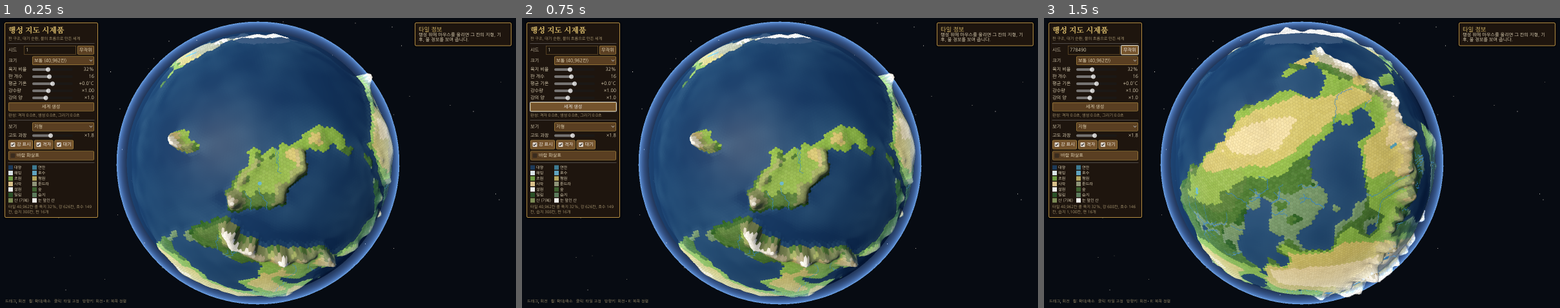
Above: before the commit, frames 1-3 (left to right).
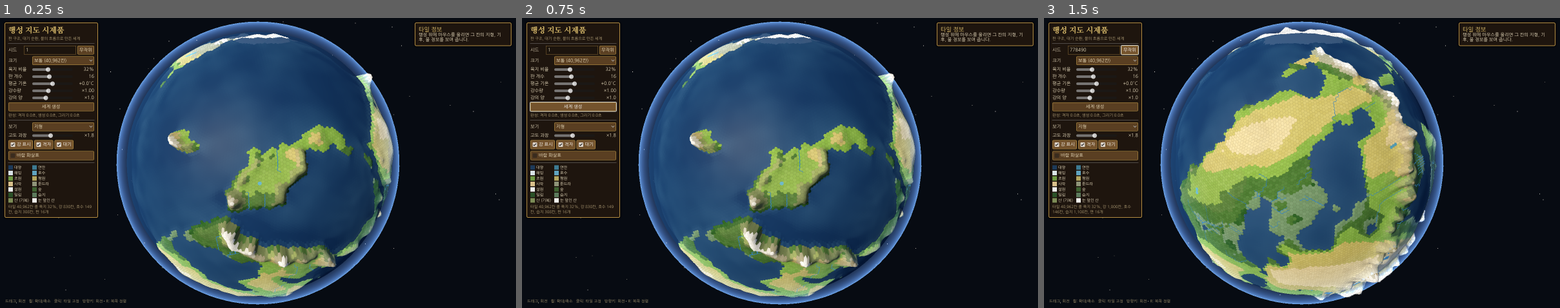
Above: after the commit, the same moments.

Repository: azsky18/planet-civ
Game: Godot game, scene res://main.tscn
Two runs of this game, one before a commit and one after it. Both use one fixed random seed, a clock stepped at 60 frames per second and the inputs below.
Inputs:
- Up to frame 1 (0.25 s): no input
- Up to frame 2 (0.75 s): click "세계 생성" at 0.5 s
- Up to frame 3 (1.5 s): click "무작위" at 1.25 s

The runs differ from the first frame. In frame 1, 0.2% of the frame differs, in the area x 12-76%, y 13-96%; in frame 2, 0.2%; in frame 3, 0.8%, in the area x 1-76%, y 24-96%.

Commit message:
강을 칸 경계를 따라 흐르는 경계 강으로 변경
- 꼭짓점(세 칸이 만나는 점) 그래프에서 Priority-Flood 로 하류를 정하고 유량 누적
- 바다/호수에 닿는 수계만 남기고 짧은 수계와 지류 정리 규칙 유지
- 칸별 river_mask 비트마스크로 강이 흐르는 변 기록 (강변 칸 판정)
- 꺾이는 꼭짓점을 둥글려 변을 따라 그리기
- 정보 패널에 강변 변 개수 표시

Co-Authored-By: Claude Opus 5.5 <noreply@anthropic.com>
Claude-Session: https://claude.ai/code/session_01Qhjcv8Tv8MobJdzUP6SP2S

Diff:
--- a/scripts/hex_sphere.gd
+++ b/scripts/hex_sphere.gd
@@ -20,6 +20,8 @@
 ## 면(꼭짓점) 위치와, 그 꼭짓점을 공유하는 세 타일
 var face_centers := PackedVector3Array()
 var face_tiles := PackedInt32Array()
+## 면(꼭짓점)마다 이웃 면 3개. 꼭짓점 사이를 잇는 선이 곧 칸의 변이다.
+var face_nb := PackedInt32Array()
 ## 이웃 타일 사이 평균 각거리 (라디안)
 var spacing: float = 0.0
 
@@ -83,6 +85,24 @@
 
 	face_centers = face_center
 	face_tiles = faces
+	var edge_faces := {}
+	face_nb.resize(face_count * 3)
+	face_nb.fill(-1)
+	for f in face_count:
+		for e in 3:
+			var a: int = faces[f * 3 + e]
+			var b: int = faces[f * 3 + (e + 1) % 3]
+			var key: int = mini(a, b) * 1000000 + maxi(a, b)
+			if edge_faces.has(key):
+				var g: int = edge_faces[key]
+				face_nb[f * 3 + e] = g
+				for e2 in 3:
+					var a2: int = faces[g * 3 + e2]
+					var b2: int = faces[g * 3 + (e2 + 1) % 3]
+					if mini(a2, b2) == mini(a, b) and maxi(a2, b2) == maxi(a, b):
+						face_nb[g * 3 + e2] = f
+			else:
+				edge_faces[key] = f
 	nb_offsets.resize(count + 1)
 	nb_list = PackedInt32Array()
 	corner_list = PackedVector3Array()
--- a/scripts/main.gd
+++ b/scripts/main.gd
@@ -562,7 +562,11 @@
 	if gen.is_lake[i] == 1:
 		water = "호수"
 	elif gen.is_river[i] == 1:
-		water = "강 (유량 %s)" % _num(gen.flow[i])
+		var sides: int = 0
+		for k in hs.degree(i):
+			if gen.river_mask[i] & (1 << k):
+				sides += 1
+		water = "강변 (변 %d개에 강)" % sides
 	elif gen.elevation[i] >= 0.0:
 		water = "없음"
 	var lines: Array = []
--- a/scripts/planet_view.gd
+++ b/scripts/planet_view.gd
@@ -381,84 +381,65 @@
 	return dir * tile_radius[t]
 
 
-func _jitter_dir(i: int) -> Vector3:
-	var c: Vector3 = hs.centers[i]
-	var h1: float = _hash01(i * 3 + 1) - 0.5
-	var h2: float = _hash01(i * 7 + 2) - 0.5
-	var en: Array = WorldGen.east_north(c)
-	return (c + ((en[0] as Vector3) * h1 + (en[1] as Vector3) * h2) * hs.spacing * 0.7).normalized()
-
-
-static func _bez(a: Vector3, c: Vector3, b: Vector3, t: float) -> Vector3:
+func _face_pos(f: int) -> Vector3:
+	return hs.face_centers[f] * corner_radius[f]
+
+
+static func _bez3(a: Vector3, c: Vector3, b: Vector3, t: float) -> Vector3:
 	var u: float = 1.0 - t
-	return (a * (u * u) + c * (2.0 * u * t) + b * (t * t)).normalized()
-
-
+	return a * (u * u) + c * (2.0 * u * t) + b * (t * t)
+
+
+## 경계 강: 꼭짓점과 칸의 변을 따라 그린다. 꺾이는 꼭짓점은 살짝 둥글린다.
 func _build_rivers() -> void:
 	var pos := PackedVector3Array()
 	var idx := PackedInt32Array()
-	var n: int = hs.count
+	var F: int = hs.face_centers.size()
 	var max_flow: float = 1.0
 	var main_up := PackedInt32Array()
-	main_up.resize(n)
+	main_up.resize(F)
 	main_up.fill(-1)
-	for i in n:
-		if gen.is_river[i] == 0:
+	for f in F:
+		if gen.c_river[f] == 0:
 			continue
-		max_flow = maxf(max_flow, gen.flow[i])
-		var d: int = gen.downstream[i]
-		if d >= 0 and (main_up[d] < 0 or gen.flow[i] > gen.flow[main_up[d]]):
-			main_up[d] = i
-	var ctrl := {}
-	for i in n:
-		if gen.is_river[i] == 1:
-			ctrl[i] = _jitter_dir(i)
-	var lift: float = 0.0015 * maxf(exaggeration, 0.5)
-	const SAMPLES := 10
-	for i in n:
-		if gen.is_river[i] == 0:
+		max_flow = maxf(max_flow, gen.c_flow[f])
+		var d: int = gen.c_down[f]
+		if d >= 0 and (main_up[d] < 0 or gen.c_flow[f] > gen.c_flow[main_up[d]]):
+			main_up[d] = f
+	var lift: float = 0.0016 * maxf(exaggeration, 0.5)
+	const SAMPLES := 8
+	for f in F:
+		if gen.c_river[f] == 0:
 			continue
-		var d: int = gen.downstream[i]
+		var d: int = gen.c_down[f]
 		if d < 0:
 			continue
-		var ci: Vector3 = ctrl[i]
-		var d_water: bool = gen.elevation[d] < 0.0 or gen.is_lake[d] == 1
-		var cd: Vector3 = ctrl[d] if ctrl.has(d) else hs.centers[d]
-		var start: Vector3 = ci
-		if main_up[i] >= 0:
-			start = ((ctrl[main_up[i]] as Vector3) + ci).normalized()
-		var end: Vector3 = (ci + cd).normalized()
-		if d_water:
-			end = (ci * 0.3 + cd * 0.7).normalized()   # 물 안쪽까지 이어서 하구가 끊기지 않게
-		elif main_up[d] != i:
-			# 지류: 본류 곡선의 가운데 점으로 합류
-			var ms: Vector3 = cd
+		var pf: Vector3 = _face_pos(f)
+		var pd: Vector3 = _face_pos(d)
+		var start: Vector3 = pf
+		if main_up[f] >= 0:
+			start = (_face_pos(main_up[f]) + pf) * 0.5
+		var end: Vector3 = (pf + pd) * 0.5
+		var d_sink: bool = gen.c_river[d] == 0
+		if d_sink:
+			end = pd
+		elif main_up[d] != f:
+			var ms: Vector3 = pd
 			if main_up[d] >= 0:
-				ms = ((ctrl[main_up[d]] as Vector3) + cd).normalized()
-			var dd: int = gen.downstream[d]
-			var me: Vector3 = cd
-			if dd >= 0:
-				me = (cd + (ctrl[dd] if ctrl.has(dd) else hs.centers[dd])).normalized()
-			end = _bez(ms, cd, me, 0.5)
-		var w0: float = hs.spacing * (0.08 + 0.2 * sqrt(gen.flow[i] / max_flow))
-		var w1: float = w0
-		if not d_water and gen.is_river[d] == 1:
-			w1 = hs.spacing * (0.08 + 0.2 * sqrt(gen.flow[d] / max_flow))
-		# 평지에서는 조금 더 굽이친다
-		var flat: float = clampf(1.0 - gen.elevation[i] * 4.0, 0.3, 1.0)
-		var amp: float = hs.spacing * 0.14 * flat * (1.0 if _hash01(i + 99) > 0.5 else -1.0)
+				ms = (_face_pos(main_up[d]) + pd) * 0.5
+			var me: Vector3 = pd
+			if gen.c_down[d] >= 0:
+				me = (pd + _face_pos(gen.c_down[d])) * 0.5
+			end = _bez3(ms, pd, me, 0.5)
+		var w0: float = hs.spacing * (0.07 + 0.2 * sqrt(gen.c_flow[f] / max_flow))
+		var w1: float = w0 if d_sink else hs.spacing * (0.07 + 0.2 * sqrt(gen.c_flow[d] / max_flow))
+		var hint: int = hs.face_tiles[f * 3]
 		var pts: Array = []
 		for sidx in SAMPLES + 1:
 			var t: float = float(sidx) / SAMPLES
-			var dir: Vector3 = _bez(start, ci, end, t)
-			var tang: Vector3 = _bez(start, ci, end, minf(t + 0.05, 1.0)) - _bez(start, ci, end, maxf(t - 0.05, 0.0))
-			var side: Vector3 = tang.cross(dir).normalized()
-			dir = (dir + side * amp * sin(TAU * t)).normalized()
-			var p: Vector3 = surface_point(dir, i)
-			var r: float = p.length()
-			if d_water and t > 0.5:
-				var wl: float = lake_level(d) if gen.is_lake[d] == 1 else 1.0
-				r = maxf(r, wl) if t < 0.9 else wl - 0.0005
+			var dir: Vector3 = _bez3(start, pf, end, t).normalized()
+			var p: Vector3 = surface_point(dir, hint)
+			var r: float = maxf(p.length(), 1.0)
 			pts.append(dir * (r + lift))
 		_strip(pos, idx, pts, w0, w1)
 	var m := ArrayMesh.new()
--- a/scripts/world_gen.gd
+++ b/scripts/world_gen.gd
@@ -51,7 +51,14 @@
 var downstream := PackedInt32Array()
 var flow := PackedFloat32Array()
 var filled := PackedFloat32Array()
-var is_river := PackedByteArray()
+var is_river := PackedByteArray()        # 칸의 변 중 하나 이상에 강이 흐름 (강변 칸)
+var river_mask := PackedInt32Array()     # 칸별 비트마스크: k번째 변(이웃 nb_list[off+k] 쪽)에 강이 있으면 1
+var runoff := PackedFloat32Array()       # 칸 자체의 유출량
+# 경계 강: 꼭짓점(삼각형 면) 그래프 위에서 흐른다
+var c_down := PackedInt32Array()         # 꼭짓점의 하류 꼭짓점
+var c_flow := PackedFloat32Array()
+var c_river := PackedByteArray()
+var c_threshold: float = 0.0
 var is_lake := PackedByteArray()
 var is_marsh := PackedByteArray()
 var biome := PackedInt32Array()
@@ -518,6 +525,7 @@
 		var i: int = order[idx]
 		var et: float = clampf(250.0 + 28.0 * temperature[i], 50.0, 1300.0)
 		flow[i] = maxf(precip[i] - et * 0.75, precip[i] * 0.08)
+	runoff = flow.duplicate()
 	for idx in range(order.size() - 1, -1, -1):
 		var i: int = order[idx]
 		var d: int = downstream[i]
@@ -560,51 +568,7 @@
 			comp.sort_custom(func(x, y): return x[0] > y[0])
 			for m in range(lake_cap, comp.size()):
 				is_lake[comp[m][1]] = 0
-	for i in order:
-		if is_lake[i] == 0 and flow[i] >= river_threshold:
-			is_river[i] = 1
-
-	# 강 정리: 하구(바다나 호수)까지 이어진 수계 단위로 보고, 본류가 짧은 수계는 지운다
-	var chain := PackedInt32Array()     # 그 칸까지 이어진 가장 긴 상류 길이
-	chain.resize(n)
-	for idx in range(order.size() - 1, -1, -1):
-		var i: int = order[idx]
-		if is_river[i] == 0:
-			continue
-		chain[i] = maxi(chain[i], 1)
-		var d: int = downstream[i]
-		if d >= 0 and is_river[d] == 1:
-			chain[d] = maxi(chain[d], chain[i] + 1)
-	var mouth := PackedInt32Array()
-	mouth.resize(n)
-	mouth.fill(-1)
-	for i in order:   # 하류부터: 하류 칸의 하구를 물려받는다
-		if is_river[i] == 0:
-			continue
-		var d: int = downstream[i]
-		if d >= 0 and is_river[d] == 1:
-			mouth[i] = mouth[d]
-		elif d >= 0 and (elevation[d] < 0.0 or is_lake[d] == 1):
-			mouth[i] = i
-		else:
-			mouth[i] = -1   # 물에 닿지 못하는 강
-	var min_len: int = maxi(3, int(round(5.0 * pow(2.0, hs.level - 6))))
-	for i in order:
-		if is_river[i] == 1 and (mouth[i] < 0 or chain[mouth[i]] < min_len):
-			is_river[i] = 0
-	# 본류에 붙은 한두 칸짜리 짧은 지류도 지운다
-	var spur: int = maxi(1, min_len / 3)
-	for i in order:
-		if is_river[i] == 1 and chain[i] <= spur:
-			var d: int = downstream[i]
-			if d >= 0 and is_river[d] == 1 and chain[d] > chain[i] + 1:
-				is_river[i] = 0
-	# 하류가 끊긴 조각 제거 (하류부터 확인)
-	for i in order:
-		if is_river[i] == 1:
-			var d: int = downstream[i]
-			if d < 0 or (is_river[d] == 0 and elevation[d] >= 0.0 and is_lake[d] == 0):
-				is_river[i] = 0
+	_make_edge_rivers()
 
 	# 습지: 평탄한 저지대 + 많은 물 (큰 강 하구, 다습 저지, 한대 소택지)
 	var mn := _noise(4.5, 2, 41)
@@ -634,6 +598,130 @@
 			wet += 0.5   # 영구동토 위 소택지
 		if wet + mn.get_noise_3dv(hs.centers[i]) * 0.6 > 1.9:
 			is_marsh[i] = 1
+
+
+## 경계 강: 강은 칸 중심이 아니라 칸 사이의 변을 따라 흐른다.
+## 꼭짓점(세 칸이 만나는 점)을 노드, 칸의 변을 간선으로 보고 바다에서부터 Priority-Flood 로
+## 하류 방향을 정한 뒤, 유출량을 모아 강을 만든다.
+func _make_edge_rivers() -> void:
+	var F: int = hs.face_centers.size()
+	var ce := PackedFloat32Array()
+	ce.resize(F)
+	var sink := PackedByteArray()
+	sink.resize(F)
+	var rn := _noise(16.0, 3, 61)
+	var c_run := PackedFloat32Array()
+	c_run.resize(F)
+	for f in F:
+		var e: float = 0.0
+		var water := false
+		for t in 3:
+			var ti: int = hs.face_tiles[f * 3 + t]
+			if elevation[ti] < 0.0 or is_lake[ti] == 1:
+				water = true
+			e += filled[ti]
+			c_run[f] += runoff[ti] / float(hs.degree(ti))
+		ce[f] = e / 3.0 + (rn.get_noise_3dv(hs.face_centers[f]) + 1.0) * 0.006
+		sink[f] = 1 if water else 0
+	c_down.resize(F)
+	c_down.fill(-1)
+	c_flow.resize(F)
+	c_flow.fill(0.0)
+	c_river.resize(F)
+	c_river.fill(0)
+	var heap := _Heap.new()
+	var visited := PackedByteArray()
+	visited.resize(F)
+	for f in F:
+		if sink[f] == 1:
+			visited[f] = 1
+			heap.push(ce[f], f)
+	var order := PackedInt32Array()
+	while heap.size() > 0:
+		var f: int = heap.pop()
+		for e in 3:
+			var g: int = hs.face_nb[f * 3 + e]
+			if visited[g] == 1:
+				continue
+			visited[g] = 1
+			ce[g] = maxf(ce[g], ce[f] + 1e-5)
+			c_down[g] = f
+			heap.push(ce[g], g)
+			order.append(g)
+	for f in order:
+		c_flow[f] = c_run[f]
+	for idx in range(order.size() - 1, -1, -1):
+		var f: int = order[idx]
+		var d: int = c_down[f]
+		if d >= 0 and sink[d] == 0:
+			c_flow[d] += c_flow[f]
+	# 임계값: 육지 꼭짓점 유량의 상위 분위수
+	var fl := PackedFloat32Array()
+	for f in order:
+		fl.append(c_flow[f])
+	fl.sort()
+	var q: float = clampf(1.0 - 0.06 * river_amount, 0.5, 0.995)
+	var thr: float = maxf(fl[int(q * (fl.size() - 1))] if fl.size() > 0 else 1e9, 400.0)
+	for f in order:
+		if c_flow[f] >= thr:
+			c_river[f] = 1
+	# 수계 정리: 하구(바다/호수 꼭짓점)까지 이어지고 본류가 충분히 긴 것만 남긴다
+	var chain := PackedInt32Array()
+	chain.resize(F)
+	for idx in range(order.size() - 1, -1, -1):
+		var f: int = order[idx]
+		if c_river[f] == 0:
+			continue
+		chain[f] = maxi(chain[f], 1)
+		var d: int = c_down[f]
+		if d >= 0 and c_river[d] == 1:
+			chain[d] = maxi(chain[d], chain[f] + 1)
+	var mouth := PackedInt32Array()
+	mouth.resize(F)
+	mouth.fill(-1)
+	for f in order:
+		if c_river[f] == 0:
+			continue
+		var d: int = c_down[f]
+		if d >= 0 and c_river[d] == 1:
+			mouth[f] = mouth[d]
+		elif d >= 0 and sink[d] == 1:
+			mouth[f] = f
+	var min_len: int = maxi(4, int(round(8.0 * pow(2.0, hs.level - 6))))
+	for f in order:
+		if c_river[f] == 1 and (mouth[f] < 0 or chain[mouth[f]] < min_len):
+			c_river[f] = 0
+	var spur: int = maxi(1, min_len / 3)
+	for f in order:
+		if c_river[f] == 1 and chain[f] <= spur:
+			var d: int = c_down[f]
+			if d >= 0 and c_river[d] == 1 and chain[d] > chain[f] + 1:
+				c_river[f] = 0
+	for f in order:
+		if c_river[f] == 1:
+			var d: int = c_down[f]
+			if d < 0 or (c_river[d] == 0 and sink[d] == 0):
+				c_river[f] = 0
+	# 칸별 강 변 기록
+	river_mask.resize(n)
+	river_mask.fill(0)
+	is_river.fill(0)
+	for f in F:
+		if c_river[f] == 0:
+			continue
+		var d: int = c_down[f]
+		# f-d 간선을 공유하는 두 칸 = 두 면이 공유하는 두 꼭짓점
+		for t in 3:
+			var ti: int = hs.face_tiles[f * 3 + t]
+			var off: int = hs.nb_offsets[ti]
+			var deg: int = hs.degree(ti)
+			for k in deg:
+				var fa: int = hs.corner_face[off + k]
+				var fb: int = hs.corner_face[off + (k + 1) % deg]
+				if (fa == f and fb == d) or (fa == d and fb == f):
+					river_mask[ti] |= 1 << k
+					is_river[ti] = 1
+	c_threshold = thr
 
 
 # ---------------------------------------------------------------- 생물군계
